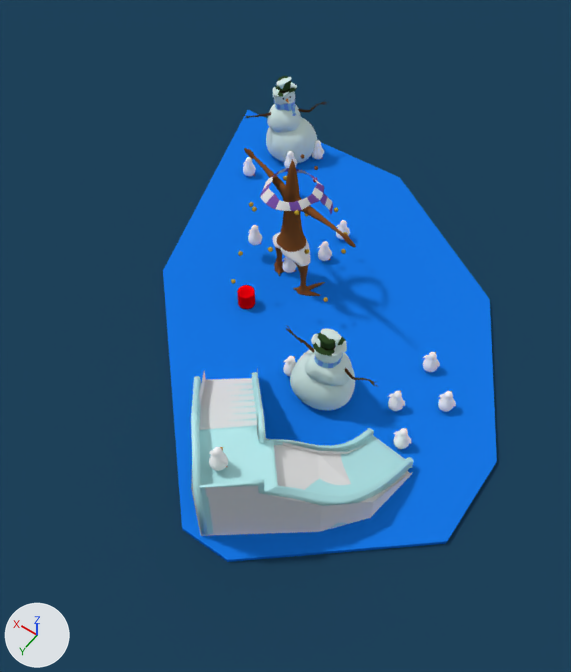
One commit to the Blender file blender/floe/floe.blend: the scene before it, then after it.
Camera for both pictures: a 50 mm lens placed at (2.75, 11.74, 13.08), pointed at (8.85, 3.2, -0.34). Arrows for +X, +Y and +Z are at lower left; the lights stay in place.

Objects in the first picture: 'Arbol', 'WaterPlane', 'hide mountain', 'icebearg', 'mountain.001', 'snowmen', 'snowmen.001'.
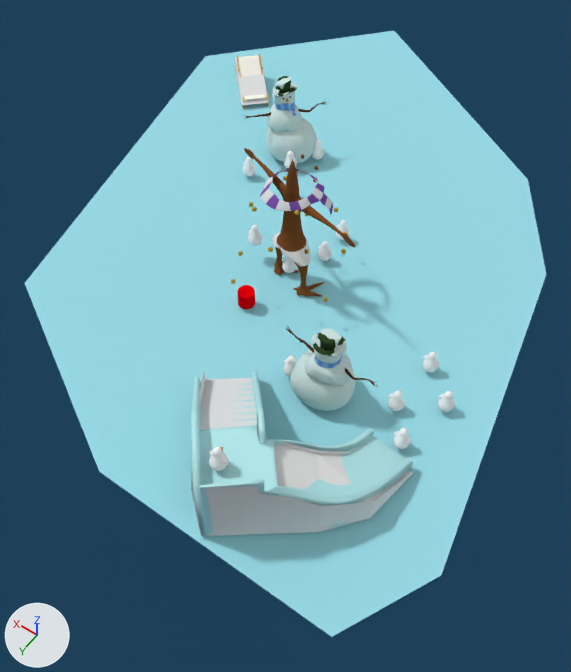
Boxes [x1, y1, x2, y2] around the edits, measured in the pictures (571 x 672 px):
'icerberg', added: after [25, 31, 546, 637]
'icebearg', deleted: before [163, 110, 497, 562]
'chair', added: after [235, 53, 269, 109]

The change, as a diff of the scene's bpy script:
```diff
--- a/blender/floe/floe.blend.py
+++ b/blender/floe/floe.blend.py
@@ me_cube_1 @@
+me_cube_1.from_pydata([(0.1, 0.1, -11.04), (0.1, 0.1, 1.55), (0.1, -0.1, -11.06), (0.1, -0.1, 1.54), (-0.1, 0.1, -11.04), (-0.1, 0.1, 1.56), (-0.1, -0.1, -11.06), (-0.1, -0.1, 1.54)], [], [(1, 3, 2, 0), (3, 7, 6, 2), (7, 5, 4, 6), (5, 1, 0, 4), (0, 2, 6, 4), (5, 7, 3, 1)])
+me_cube_1.materials.append(mat_wood_chair)  # orange #e7ab42
@@ me_cube_003_1 @@
+me_cube_003_1.from_pydata([(1.58, -0.15, -4.67), (-3.31, -0.29, -4.04), (1.58, -0.41, -4.66), (-3.32, -0.55, -4.04), (1.6, -0.15, -4.47), (-3.41, -0.29, -3.86), (1.6, -0.41, -4.46), (-3.41, -0.55, -3.85)], [], [(1, 3, 2, 0), (3, 7, 6, 2), (7, 5, 4, 6), (5, 1, 0, 4), (5, 7, 3, 1)])
+me_cube_003_1.materials.append(mat_wood_chair)  # orange #e7ab42
@@ me_plane_004 @@
+me_plane_004.from_pydata([(-0.07, -1.0, 0.0), (1.0, -1.0, 0.0), (0.75, 1.39, 0.0), (1.0, 1.39, 0.0), (-0.07, -1.0, -1.16), (1.0, -1.0, -1.16), (0.75, 1.39, -1.16), (1.0, 1.39, -1.16)], [], [(0, 1, 3, 2), (4, 5, 7, 6), (0, 2, 6, 4)])
@@ col_chair @@
+col_chair = bpy.data.collections.new('chair')
+col_chair.objects.link(ob_hide_chair)
+col_chair.objects.link(ob_screw__down)
+col_chair.objects.link(ob_screw__middle)
+col_chair.objects.link(ob_horizontal_stick)
+col_chair.objects.link(ob_fabric)
+col_chair.objects.link(ob_chair_stick_005)
+col_chair.objects.link(ob_chair_stick_004)
+col_chair.objects.link(ob_chair_stick_003)
+col_chair.objects.link(ob_chair_stick)
+col_chair.objects.link(ob_chair_stick_002)
+col_chair.objects.link(ob_chair_stick_001)
@@ col_icerberg @@
+col_icerberg = bpy.data.collections.new('icerberg')
+col_icerberg.objects.link(ob_plane)
@@ ob_icebearg @@
-ob_icebearg = bpy.data.objects.new('icebearg', me_cube_004)
@@ ob_chair_stick_001 @@
+ob_chair_stick_001 = bpy.data.objects.new('chair stick.001', me_cube_1)
+ob_chair_stick_001.location = (0.165, -0.424, 0.602)
+ob_chair_stick_001.rotation_euler = (-0.0549, -1.117, 1.634)  # degrees (-3.1, -64, 94)
+ob_chair_stick_001.scale = (0.123, 0.123, 0.123)
@@ ob_chair_stick_002 @@
+ob_chair_stick_002 = bpy.data.objects.new('chair stick.002', me_cube_001_1)  # 12 vertices, 10 faces; spans x -3.65..3.17, y -0.46..-0.05, z -12.69..-3.31; in mat_wood_chair (orange #e7ab42)
+ob_chair_stick_002.location = (0.106, -0.793, 0.579)
+ob_chair_stick_002.rotation_euler = (-0.0549, -1.117, 1.634)  # degrees (-3.1, -64, 94)
+ob_chair_stick_002.scale = (0.123, 0.123, 0.123)
@@ ob_chair_stick @@
+ob_chair_stick = bpy.data.objects.new('chair stick', me_cube_003_1)
+ob_chair_stick.location = (0.106, -0.793, 0.579)
+ob_chair_stick.rotation_euler = (-0.0549, -1.117, 1.634)  # degrees (-3.1, -64, 94)
+ob_chair_stick.scale = (0.123, 0.123, 0.123)
@@ ob_chair_stick_003 @@
+ob_chair_stick_003 = bpy.data.objects.new('chair stick.003', me_cube_003_1.copy())
+ob_chair_stick_003.location = (0.831, -0.793, 0.579)
+ob_chair_stick_003.rotation_euler = (-0.0549, -1.117, 1.634)  # degrees (-3.1, -64, 94)
+ob_chair_stick_003.scale = (0.123, -0.123, 0.123)
@@ ob_chair_stick_004 @@
+ob_chair_stick_004 = bpy.data.objects.new('chair stick.004', me_cube_001_1.copy())
+ob_chair_stick_004.location = (0.831, -0.793, 0.579)
+ob_chair_stick_004.rotation_euler = (-0.0549, -1.117, 1.634)  # degrees (-3.1, -64, 94)
+ob_chair_stick_004.scale = (0.123, -0.123, 0.123)
@@ ob_chair_stick_005 @@
+ob_chair_stick_005 = bpy.data.objects.new('chair stick.005', me_cube_1.copy())
+ob_chair_stick_005.location = (0.772, -0.424, 0.602)
+ob_chair_stick_005.rotation_euler = (-0.0549, -1.117, 1.634)  # degrees (-3.1, -64, 94)
+ob_chair_stick_005.scale = (0.123, -0.123, 0.123)
@@ ob_fabric @@
+ob_fabric = bpy.data.objects.new('fabric ', me_plane_003_1)  # 408 vertices, 363 faces; spans x -1.02..-0.04, y -2.19..-0.05, z -0.56..0.19; in mat_fabric_chair (white #fffbf1); modifiers SOLIDIFY
+ob_fabric.location = (0.783, 0.75, 0.549)
+ob_fabric.scale = (0.596, 0.596, 0.596)
@@ ob_horizontal_stick @@
+ob_horizontal_stick = bpy.data.objects.new(' horizontal stick', me_fabric_pins)  # 16 vertices, 12 faces; spans x -0.92..0.74, y -4.87..0.6, z -15.85..-4.87; in mat_wood_chair (orange #e7ab42)
+ob_horizontal_stick.location = (0.647, -1.063, 1.028)
+ob_horizontal_stick.rotation_euler = (-0.143, -1.113, 1.669)  # degrees (-8.2, -64, 96)
+ob_horizontal_stick.scale = (0.123, -0.123, 0.123)
@@ ob_screw__middle @@
+ob_screw__middle = bpy.data.objects.new('screw  middle', me_circle_1)  # 56 vertices, 46 faces; spans x -1.0..1.0, y -0.9..1.0, z -74.2..0.0; in mat_screw (grey #bdb7b5)
+ob_screw__middle.location = (0.117, 0.436, 0.184)
+ob_screw__middle.rotation_euler = (0.0, 1.571, 0.0)  # degrees (0, 90, 0)
+ob_screw__middle.scale = (-0.00932, -0.00932, -0.00932)
@@ ob_screw__down @@
+ob_screw__down = bpy.data.objects.new('screw  down', me_circle_001_1)  # 56 vertices, 46 faces; spans x -1.0..1.0, y -0.9..1.0, z -37.1..40.6; in mat_screw (grey #bdb7b5)
+ob_screw__down.location = (0.495, -0.52, 0.019)
+ob_screw__down.rotation_euler = (0.0, 1.571, 0.0)  # degrees (0, 90, 0)
+ob_screw__down.scale = (-0.00932, -0.00932, -0.00932)
@@ ob_hide_chair @@
+ob_hide_chair = bpy.data.objects.new('hide chair', me_plane_004)
+ob_hide_chair.location = (0.831, -0.0226, 0.583)
+ob_hide_chair.rotation_euler = (0.0, 1.571, 0.0)  # degrees (0, 90, 0)
+ob_hide_chair.scale = (0.596, 0.596, 0.596)
@@ ob_plane @@
+ob_plane = bpy.data.objects.new('Plane', me_plane_002_1)  # 16 vertices, 10 faces; spans x -1.07..0.93, y -1.26..1.18, z 0.01..0.05; in mat_iceberg (cyan #99dbe7)
+ob_plane.location = (-0.0668, 0.0365, 1.442)
+ob_plane.scale = (6.4, 6.4, 6.4)
@@ ob_chair @@
+ob_chair = bpy.data.objects.new('chair', None)
+ob_chair.location = (13.92, -3.11, 0.25)
+ob_chair.rotation_euler = (-0.0241, -0.014, 0.789)  # degrees (-1.4, -0.8, 45)
+ob_chair.instance_type = 'COLLECTION'
+ob_chair.instance_collection = col_chair
@@ ob_icerberg @@
+ob_icerberg = bpy.data.objects.new('icerberg', None)
+ob_icerberg.location = (10.43, 0.48, -1.5)
+ob_icerberg.instance_type = 'COLLECTION'
+ob_icerberg.instance_collection = col_icerberg
```
